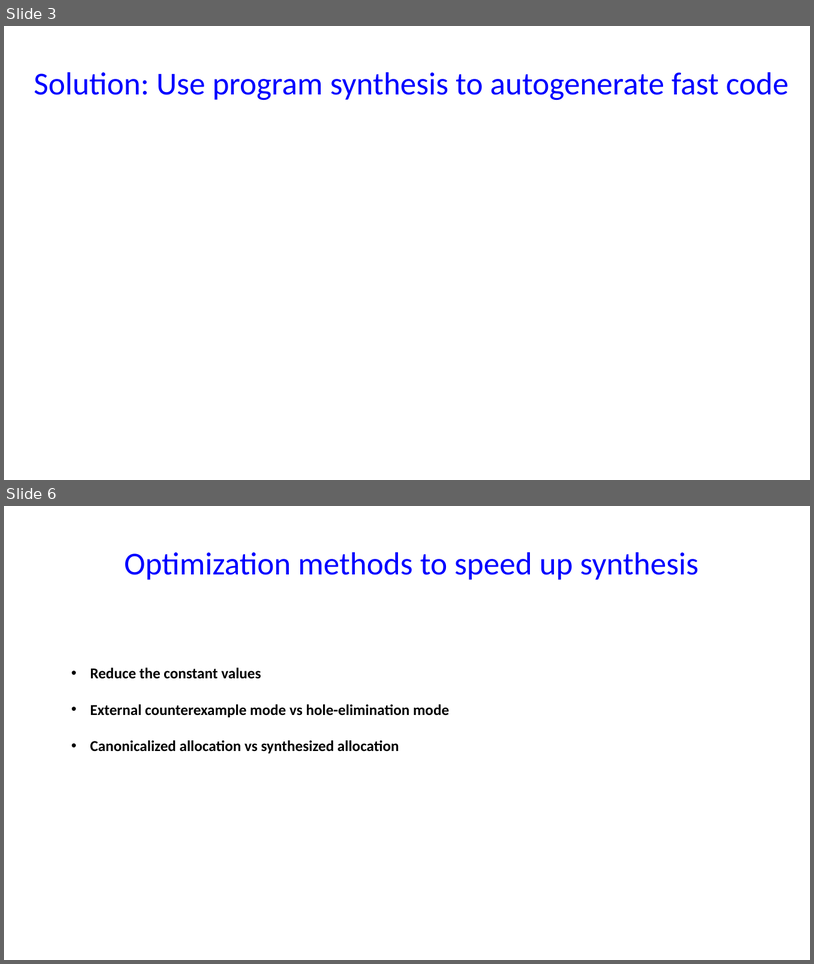
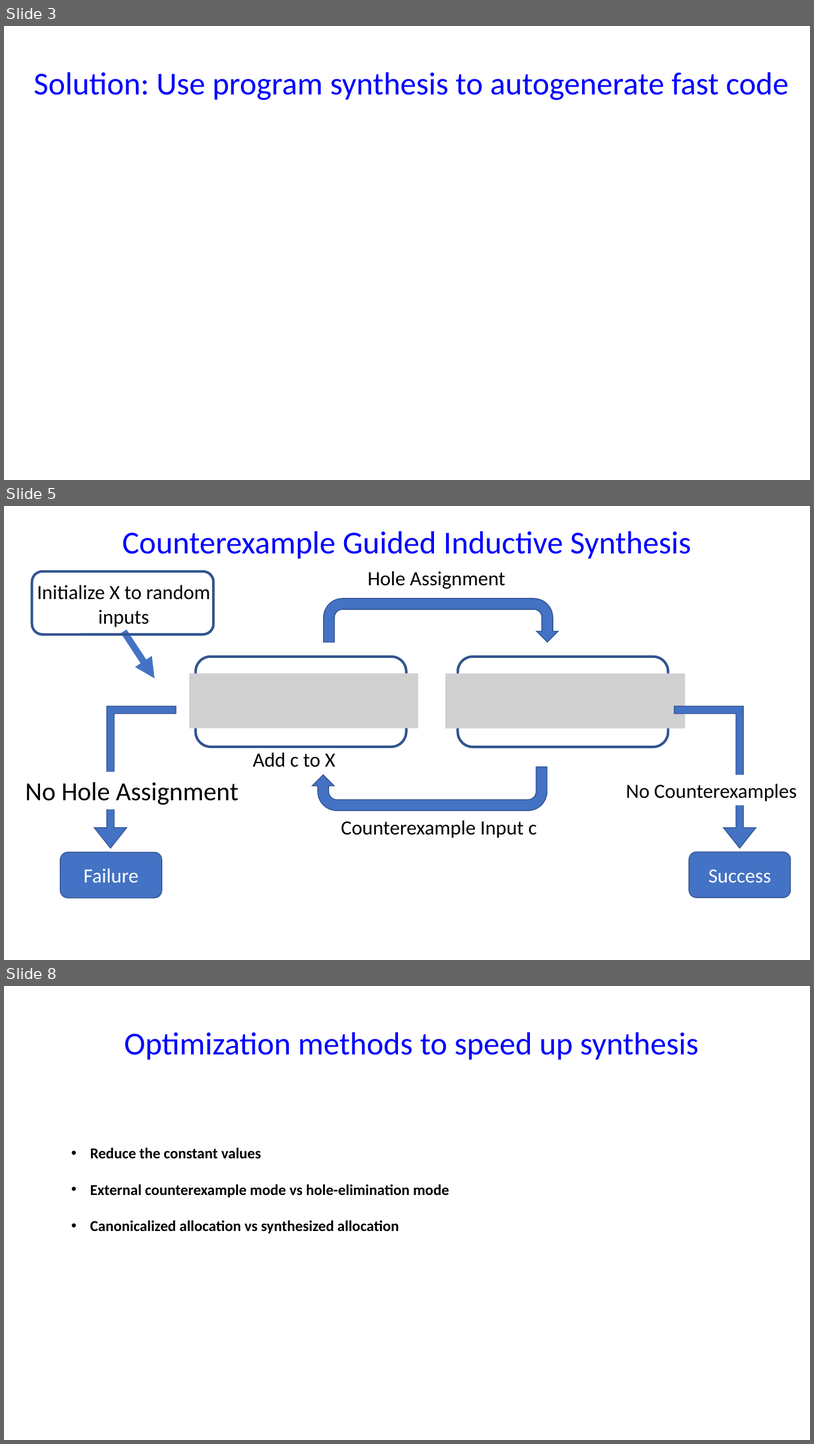
Before and after one commit to chipmunk-project/chipmunk_talk, a slide deck: HotNets_talk.pptx. Shown one above the other, each under a label of ours: slides 3 and 6 before the commit, slides 3, 5 and 8 after it; the slides between them are not shown. The pictures are 814x964 and 814x1444 pixels, drawn with LibreOffice and Linux fonts; fonts in the diff are those of the drawing; grey boxes stand for pictures. Boxes give left, top, right and bottom in pixels: in the first picture for what was removed or moved away, otherwise in the second. Text is boxed around its words. In the diff, an @@ line names an element or a change of style, - is before the commit and + after.

Commit message:
Finish all figures except ALU and cex mode

```diff
--- a/HotNets_talk.pptx
+++ b/HotNets_talk.pptx
@@ slide 5 added at (4,506,810,960), background #FFFFFF @@
@@ text added at (122,531,691,559), 38 pt, text #0000FF @@
+Counterexample Guided Inductive Synthesis
@@ rectangle added at (29,576,219,631), fill #FFFFFF, 24 pt, text #000000 @@
+Initialize X to random inputs
@@ rounded rectangle added at (32,571,213,634), outline #325491 3 pt @@
@@ text added at (368,571,506,589), 24 pt, text #000000 @@
+Hole Assignment
@@ uturn arrow added at (324,598,559,642), fill #4472C4, outline #325491 1 pt @@
@@ arrow added from (124, 631) to (155, 678), #4472C4 8 pt @@
@@ rounded rectangle added at (196,657,406,747), outline #325491 3 pt @@
@@ rounded rectangle added at (458,657,669,747), outline #325491 3 pt @@
@@ picture added at (189,673,419,728) @@
@@ picture added at (446,673,685,729) @@
@@ bent up arrow added at (94,706,176,848), fill #4472C4, outline #325491 1 pt @@
@@ bent up arrow added at (675,706,756,848), fill #4472C4, outline #325491 1 pt @@
@@ text added at (253,752,335,767), 24 pt, text #000000 @@
+Add c to X
@@ uturn arrow added at (312,767,547,810), fill #4472C4, outline #325491 1 pt @@
@@ text added at (25,782,239,805), 30.9 pt, text #000000 @@
+No Hole Assignment
@@ text added at (626,783,797,801), 24 pt, text #000000 @@
+No Counterexamples
@@ text added at (341,820,537,838), 24 pt, text #000000 @@
+Counterexample Input c
@@ rounded rectangle added at (60,852,162,898), fill #4472C4, outline #325491 1 pt, 24 pt, text #FFFFFF @@
+Failure
@@ rounded rectangle added at (689,852,791,897), fill #4472C4, outline #325491 1 pt, 24 pt, text #FFFFFF @@
+Success
@@ what was slide 6 is now slide 8 @@
```
Also in this commit, not shown: 2 slides changed, 8 other slides added, 2 slides removed.
